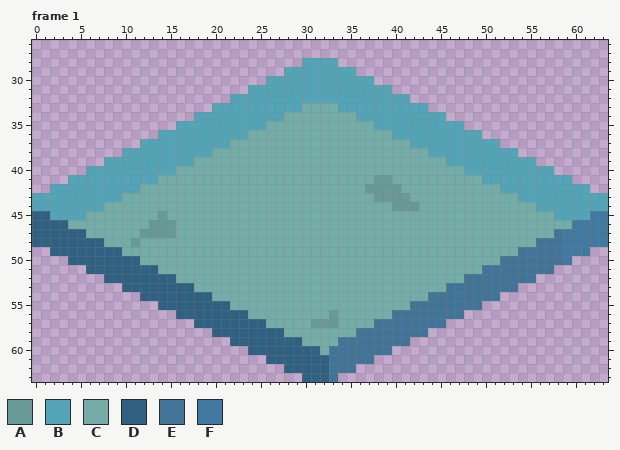
File history of a pixel-art file, dot/water.aseprite. Above: the version before the commit.
64x64 pixels, 14 frames. Shown: frame 1: x 0..63, y 26..63. The commit also changed other frames, which this record leaves out.
Palette (. is transparent): A #679997  B #53a4b6  C #74aca7  D #306082  E #427497  F #4279a0
The result:
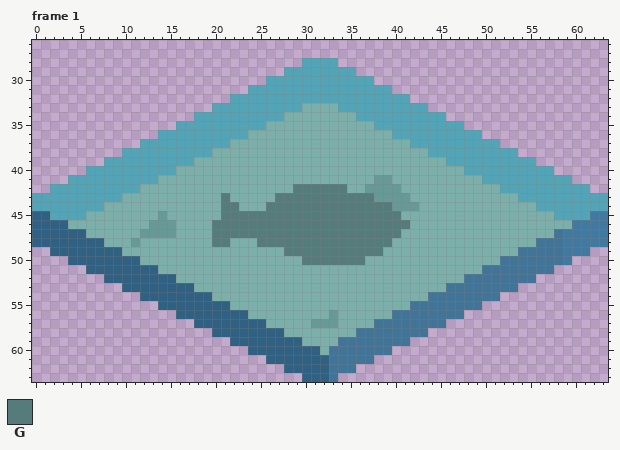
Colours new in this view: G #557b7a
Changes in this commit:
layer "Layer 32" now shown
Colour C changes from #74aca7 to #7caeaa.
Frame 1, layer "Layer 32":
Colour C becomes colour G in row 42 at x 29 to 34; in row 43 at x 21 and 27 to 37; in row 44 at x 21 to 22 and 26 to 39; in row 45 at x 21 to 40; in row 46 at x 20 to 41; in row 47 at x 20 to 40.
Colour C becomes colour G in row 48 at x 20 to 21 and 25 to 39; in row 49 at x 28 to 38; in row 50 at x 30 to 36.
Boxes around the changes in both pictures, in picture pixels (x1, y1, x2, y2):
changed: (68, 103, 572, 355)
